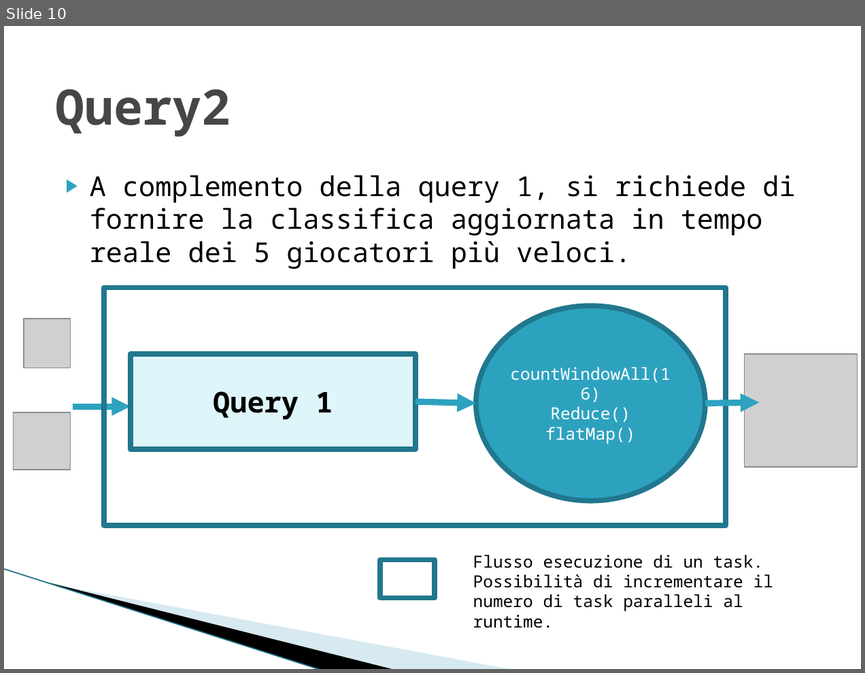
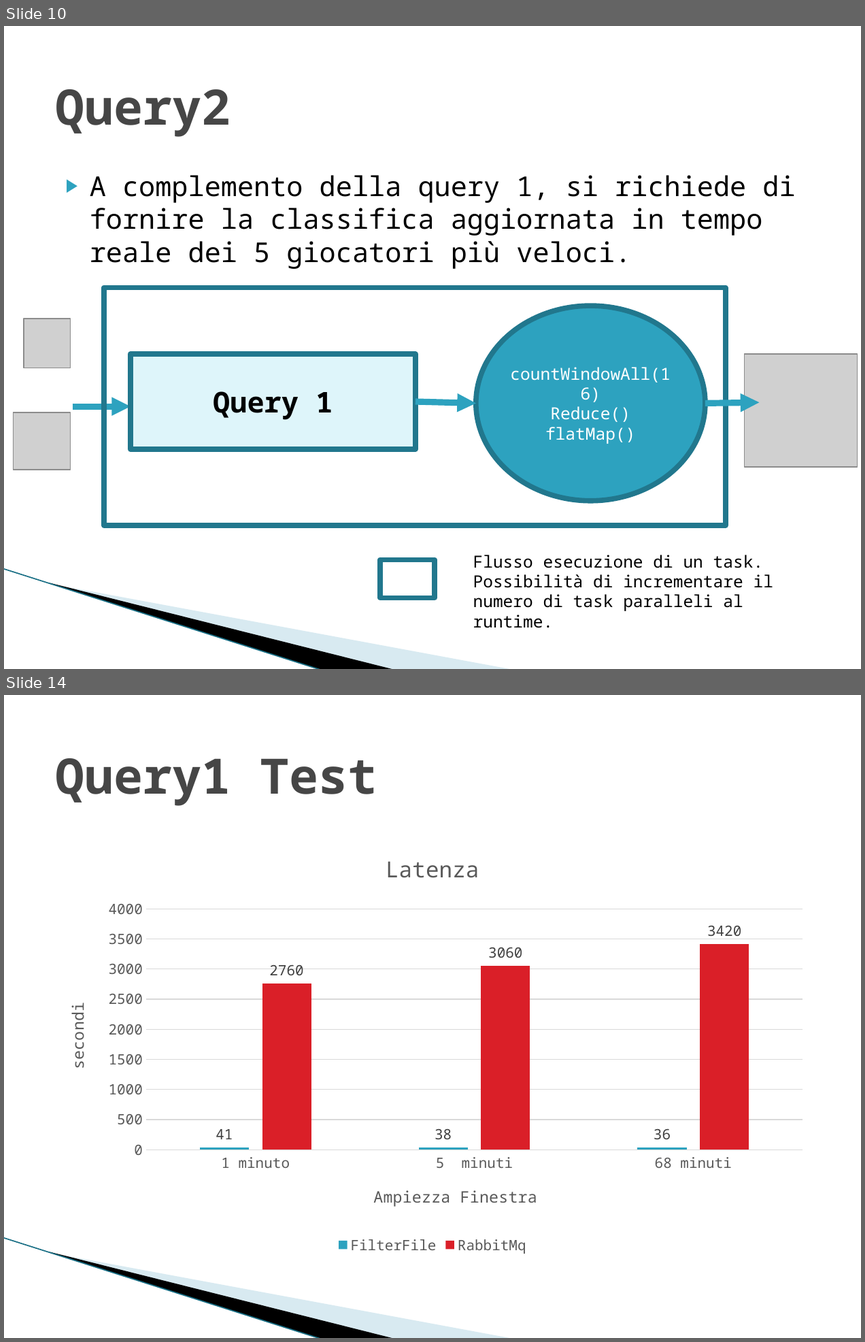
Before and after one commit to alexiey91/Flink, a slide deck: SABD2.pptx. Shown one above the other, each under a label of ours: slide 10 before the commit, slides 10 and 14 after it; the slides between them are not shown. The pictures are 865x673 and 865x1342 pixels, drawn with LibreOffice and Linux fonts; fonts in the diff are those of the drawing; grey boxes stand for pictures; background and template pictures are left out. Boxes give left, top, right and bottom in pixels: in the first picture for what was removed or moved away, otherwise in the second. Text is boxed around its words. In the diff, an @@ line names an element or a change of style, - is before the commit and + after.

```diff
--- a/SABD2.pptx
+++ b/SABD2.pptx
@@ slide 14 added at (4,695,861,1338), background #FFFFFF; not listed: 3 template elements that a slide beside it also shows @@
@@ title added at (55,758,377,806), 41 pt, text #464646, bold @@
+Query1 Test
@@ column chart added at (47,834,818,1258) @@
+title "Latenza "
+categories: 1 minuto, 5  minuti, 68 minuti
+FilterFile: 41, 38, 36
+RabbitMq: 2760, 3060, 3420
```
Also in this commit, not shown: 1 slide changed, 21 other slides added, 1 slide removed.
